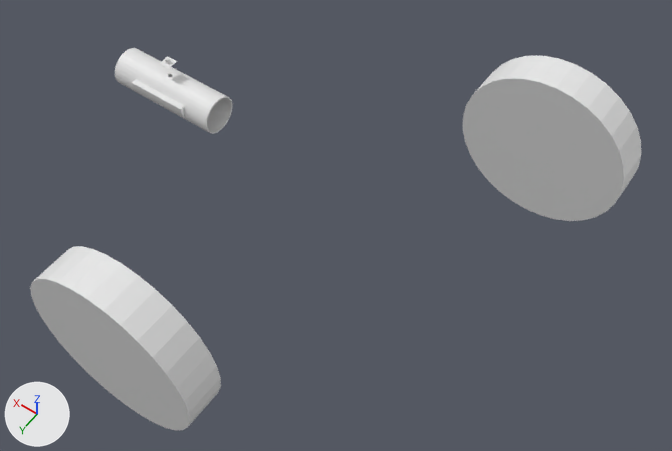
The Blender file so we not dronin.blend, before and after one commit.
The view is the same before and after, from a camera (50 mm lens) standing at (-7.62, 8.78, 16.2) and looking at (-1.15, -0.28, 1.96). The lights are fixed; the arrows at lower left show +X, +Y and +Z. The older version comes first.

Script lines for the objects in view, before the commit:
```python
me_cylinder_004 = bpy.data.meshes.new('Cylinder.004')
me_cylinder_004.from_pydata(...)  # a 32-sided cylinder along z spanning x -1.0..1.0, y -1.0..1.0, z -1.0..1.0
me_cylinder_005 = bpy.data.meshes.new('Cylinder.005')
me_cylinder_005.from_pydata(...)  # a 32-sided cylinder along z spanning x -1.0..1.0, y -1.0..1.0, z -1.0..1.0
me_cylinder_006 = bpy.data.meshes.new('Cylinder.006')
me_cylinder_006.from_pydata(...)  # 414 vertices, 278 faces; spans x -1.97..0.65, y -8.99..1.0, z -1.89..1.89
me_cylinder_009 = bpy.data.meshes.new('Cylinder.009')
me_cylinder_009.from_pydata(...)  # a 32-sided cylinder along z spanning x -1.0..1.0, y -1.0..1.0, z -1.0..1.0; a box spanning x -2.96..2.69, y -2.86..3.04, z -1.08..-0.92
ob_cylinder = bpy.data.objects.new('Cylinder', me_cylinder_009)
ob_cylinder.location = (3.25, -0.67, 3.61)
ob_cylinder.scale = (0.0444, 0.0444, 0.0508)
_m = ob_cylinder.modifiers.new('Boolean', 'BOOLEAN')
ob_cylinder_001 = bpy.data.objects.new('Cylinder.001', me_cylinder_004)
ob_cylinder_001.location = (-3.56, -4.34, 2.32)
ob_cylinder_001.rotation_euler = (-1.571, 0.0, 0.0)  # degrees (-90, 0, 0)
ob_cylinder_001.scale = (1.78, 1.78, 0.401)
ob_cylinder_002 = bpy.data.objects.new('Cylinder.002', me_cylinder_005)
ob_cylinder_002.location = (0.12, 4.14, 2.44)
ob_cylinder_002.rotation_euler = (-1.571, 0.0, 0.0)  # degrees (-90, 0, 0)
ob_cylinder_002.scale = (1.78, 1.78, 0.401)
ob_cylinder_003 = bpy.data.objects.new('Cylinder.003', me_cylinder_006)
ob_cylinder_003.location = (3.25, -0.29, 3.01)
ob_cylinder_003.rotation_euler = (0.0, -1.571, 0.0)  # degrees (0, -90, 0)
ob_cylinder_003.scale = (0.309, 0.0878, 0.657)
```
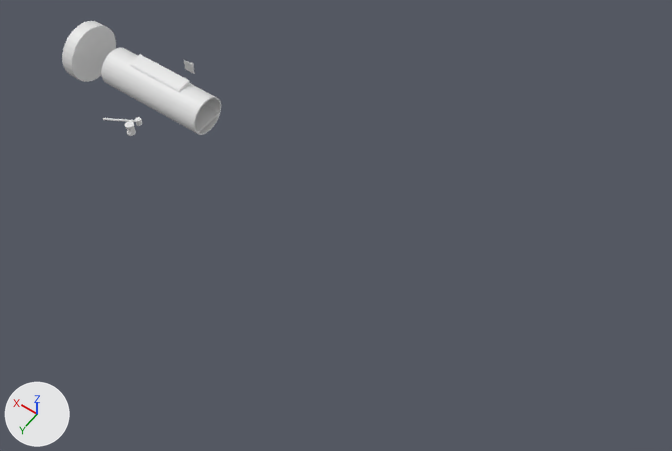
What differs and where, as boxes [x1, y1, x2, y2] in the pictures (672 x 451 px):
```json
{"object": "Cylinder.002", "change": "moved, turned, rescaled", "before": [30, 246, 221, 430], "after": [62, 21, 116, 82]}
{"object": "Cylinder.001", "change": "deleted", "before": [463, 56, 641, 221]}
{"object": "Cylinder.003", "change": "moved, turned", "before": [115, 48, 233, 133], "after": [101, 48, 221, 135]}
{"object": "Cube", "change": "added", "after": [195, 105, 219, 133]}
{"object": "Cylinder", "change": "moved, turned", "before": [159, 56, 177, 69], "after": [184, 60, 195, 74]}
{"object": "Cylinder.004", "change": "added", "after": [125, 121, 136, 136]}
{"object": "Sphere.002", "change": "added", "after": [103, 117, 142, 126]}
```

Edits to the scene script, one JSON object a line:
```json
{"op": "add", "block": "me_sphere_002", "code": ["me_sphere_002 = bpy.data.meshes.new('Sphere.002')", "me_sphere_002.from_pydata(...)  # 1092 vertices, 1092 faces; spans x -1.6..1.6, y -31.2..1.6, z -3.6..15.9"]}
{"op": "add", "block": "me_cylinder_003", "code": ["me_cylinder_003 = bpy.data.meshes.new('Cylinder.003')", "me_cylinder_003.from_pydata(...)  # 675 vertices, 476 faces; spans x -1.0..1.0, y -1.0..1.0, z -1.0..1.0"]}
{"op": "add", "block": "me_cube", "code": ["me_cube = bpy.data.meshes.new('Cube')", "me_cube.from_pydata([(1.0, 0.33, -0.98), (1.0, 0.33, 0.97), (-1.0, -1.0, -0.92), (-1.0, -1.0, 0.91), (-1.0, 0.33, 0.97), (-1.0, 0.33, -0.98), (-1.0, 1.0, -1.0), (-1.0, 1.0, 0.99), (1.0, 1.0, 0.99), (1.0, 1.0, -1.0), (1.0, -1.0, 0.91), (1.0, -1.0, -0.92)], [], [(2, 3, 4, 7, 6, 5), (6, 7, 8, 9), (11, 0, 9, 8, 1, 10), (2, 11, 10, 3), (10, 1, 4, 3), (7, 4, 1, 8), (9, 0, 5, 6), (2, 5, 0, 11)])"]}
{"op": "remove", "block": "ob_cylinder_001", "code": ["ob_cylinder_001 = bpy.data.objects.new('Cylinder.001', me_cylinder_004)", "ob_cylinder_001.location = (-3.56, -4.34, 2.32)", "ob_cylinder_001.rotation_euler = (-1.571, 0.0, 0.0)  # degrees (-90, 0, 0)", "ob_cylinder_001.scale = (1.78, 1.78, 0.401)"]}
{"op": "set", "path": "ob_cylinder_002.location", "old": "(0.12, 4.14, 2.44)", "new": "(5.26, -0.36, 3.04)"}
{"op": "set", "path": "ob_cylinder_002.rotation_euler", "old": "(-1.571, 0.0, 0.0)", "new": "(0.0, 1.571, 0.0)", "note": "degrees (-90, 0, 0) -> degrees (0, 90, 0)"}
{"op": "set", "path": "ob_cylinder_002.scale", "old": "(1.78, 1.78, 0.401)", "new": "(0.623, 0.623, 0.14)"}
{"op": "set", "path": "ob_cylinder_003.location", "old": "(3.25, -0.29, 3.01)", "new": "(3.25, -0.56, 3.43)"}
{"op": "set", "path": "ob_cylinder_003.rotation_euler", "old": "(0.0, -1.571, 0.0)", "new": "(1.571, 0.0, -1.571)", "note": "degrees (0, -90, 0) -> degrees (90, 0, -90)"}
{"op": "set", "path": "ob_cylinder.location", "old": "(3.25, -0.67, 3.61)", "new": "(3.25, -1.26, 3.05)"}
{"op": "set", "path": "ob_cylinder.rotation_euler", "old": "(0.0, 0.0, 0.0)", "new": "(1.571, 0.0, 0.0)", "note": "degrees (0, 0, 0) -> degrees (90, 0, 0)"}
{"op": "add", "block": "ob_sphere_002", "code": ["ob_sphere_002 = bpy.data.objects.new('Sphere.002', me_sphere_002)", "ob_sphere_002.location = (2.96, 0.58, 3.05)", "ob_sphere_002.rotation_euler = (0.0, 0.0, -1.585)  # degrees (0, 0, -91)", "ob_sphere_002.scale = (-0.0363, -0.0363, -0.0363)", "_m = ob_sphere_002.modifiers.new('Boolean', 'BOOLEAN')"]}
{"op": "add", "block": "ob_cylinder_004", "code": ["ob_cylinder_004 = bpy.data.objects.new('Cylinder.004', me_cylinder_003)", "ob_cylinder_004.location = (2.96, 0.82, 3.11)", "ob_cylinder_004.scale = (0.0852, 0.0852, 0.117)"]}
{"op": "add", "block": "ob_cube", "code": ["ob_cube = bpy.data.objects.new('Cube', me_cube)", "ob_cube.location = (3.25, -0.36, 2.83)", "ob_cube.rotation_euler = (1.571, 0.0, 0.0)  # degrees (90, 0, 0)", "ob_cube.scale = (1.22, 0.0172, 0.325)"]}
```
